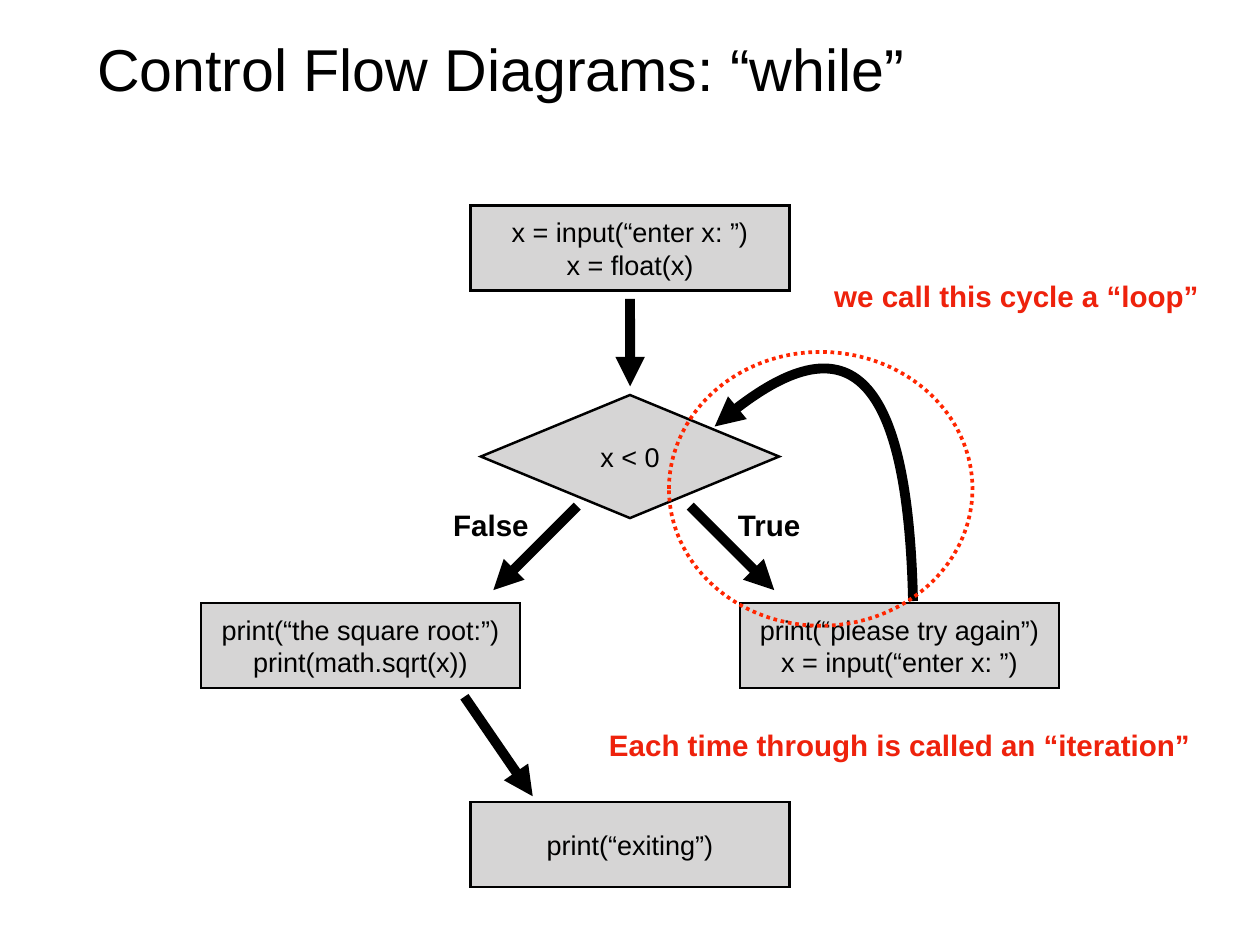
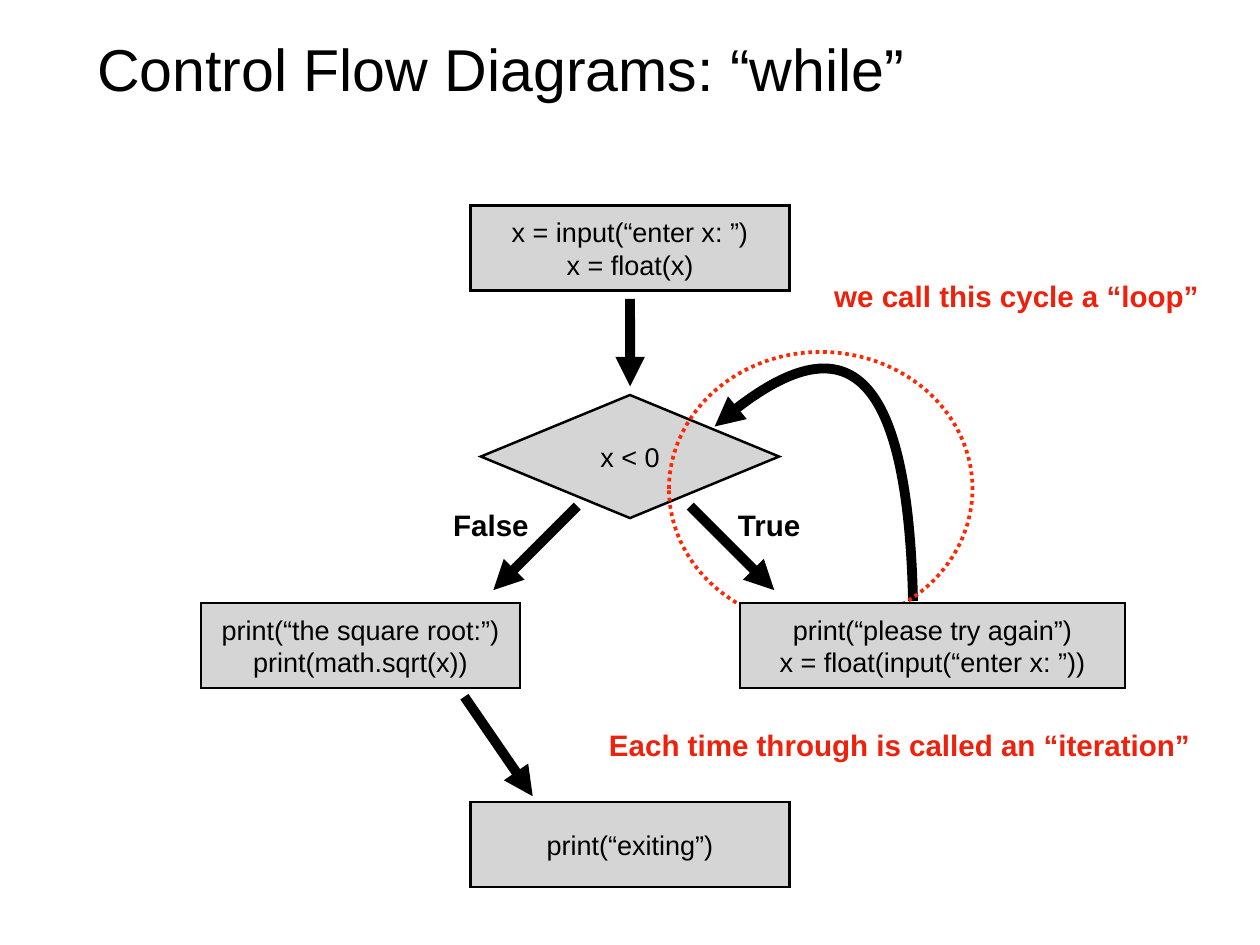
Before and after one commit to tylerharter/caraza-harter-com, a slide deck: slide 12 of tyler/meena/cs220/f21/materials/lec_11_F21.ppt. Drawn at 1260x945 pixels with LibreOffice and Linux fonts; fonts in the diff are those of the drawing. Boxes give left, top, right and bottom in pixels: in the first picture for what was removed or moved away, otherwise in the second. Text is boxed around its words. In the diff, an @@ line names an element or a change of style, - is before the commit and + after.

```diff
--- a/tyler/meena/cs220/f21/materials/lec_11_F21.ppt
+++ b/tyler/meena/cs220/f21/materials/lec_11_F21.ppt
@@ rectangle "print(“please try again”)": place and size @@
-rectangle "print(“please try again”)" at [740,603,1059,688]
+rectangle "print(“please try again”)" at [740,603,1124,688]
@@ text in rectangle at [780,652,1051,677]: text changed @@
-x = input(“enter x: ”)
+x = float(input(“enter x: ”))
```
Also in this commit, not shown: 5 other slides changed, 1 other file.
